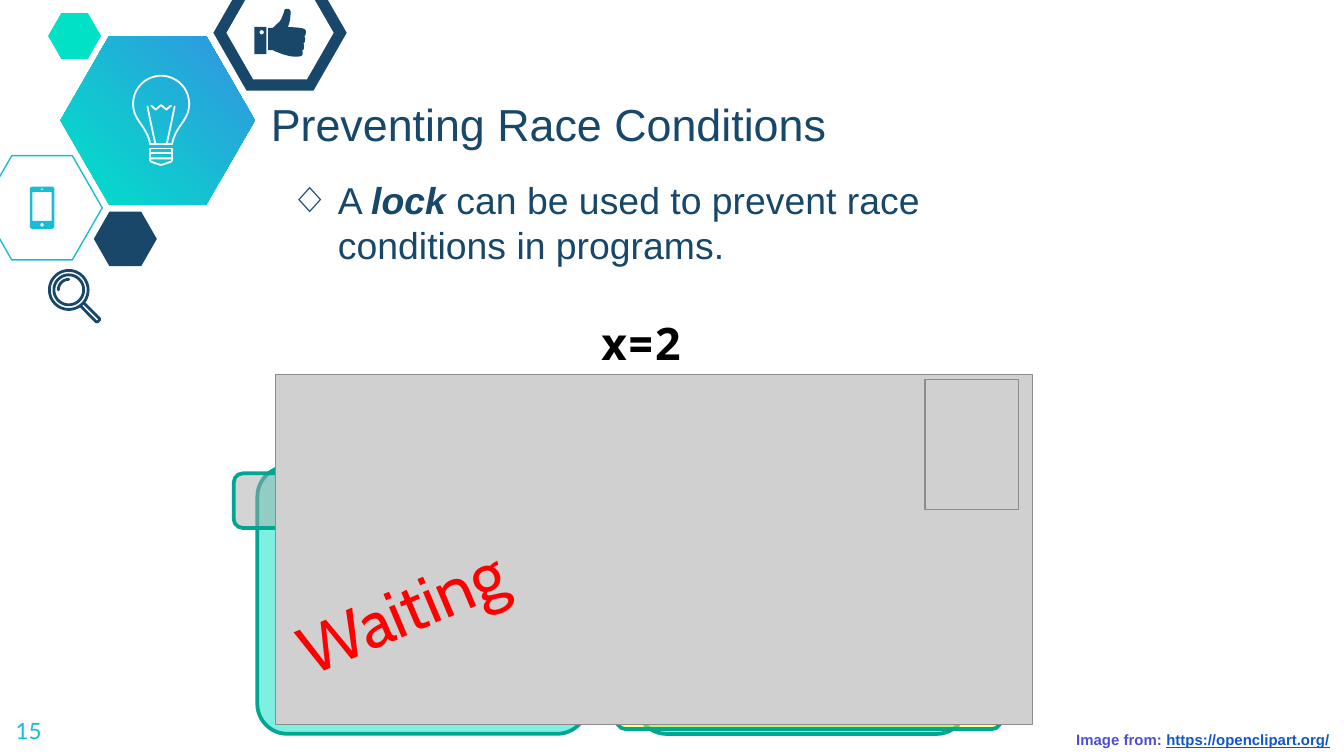
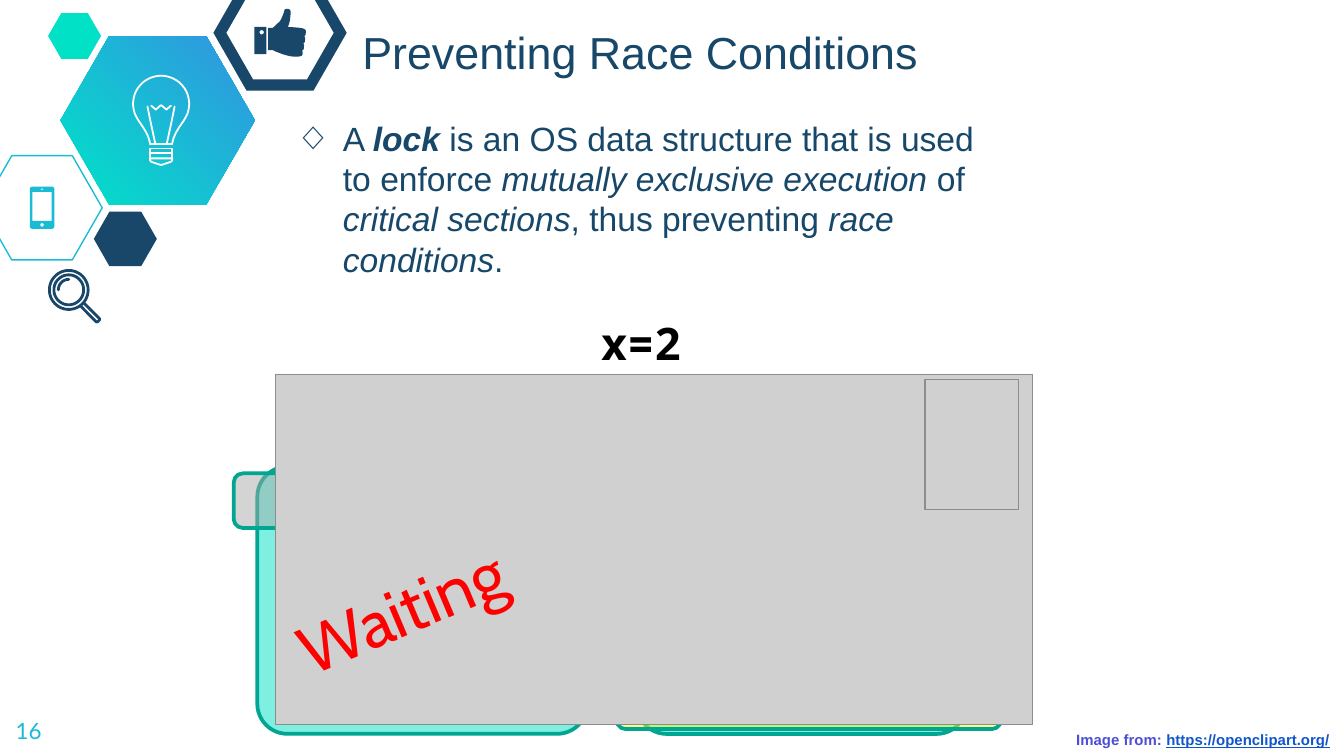
Before and after one commit to dickinson-comp256/COMP256, a slide deck: slide 16 of docs/materials/05-OperatingSystemsAbstractions/OSA7-S-RaceConditions.pptx (slide 15 before the commit). Drawn at 1344x756 pixels with LibreOffice and Linux fonts; fonts in the diff are those of the drawing; grey boxes stand for pictures; background and template pictures are left out. Boxes give left, top, right and bottom in pixels: in the first picture for what was removed or moved away, otherwise in the second. Text is boxed around its words. In the diff, an @@ line names an element or a change of style, - is before the commit and + after.

```diff
--- a/docs/materials/05-OperatingSystemsAbstractions/OSA7-S-RaceConditions.pptx
+++ b/docs/materials/05-OperatingSystemsAbstractions/OSA7-S-RaceConditions.pptx
@@ title "Preventing Race Conditions": place and size @@
-title "Preventing Race Conditions" at box(271, 108, 826, 150)
+title "Preventing Race Conditions" at box(362, 36, 918, 78)
@@ text at box(343, 126, 974, 273): text changed; size 20 to 18 pt; italic on @@
-◇ A lock can be used to prevent race conditions in programs.
+◇ A lock is an OS data structure that is used to enforce mutually exclusive execution of critical sections, thus preventing race conditions.
@@ page number at box(16, 723, 42, 739): text changed @@
-15
+16
```
Also in this commit, not shown: 15 other slides changed, 1 slide removed, 1 other file.
